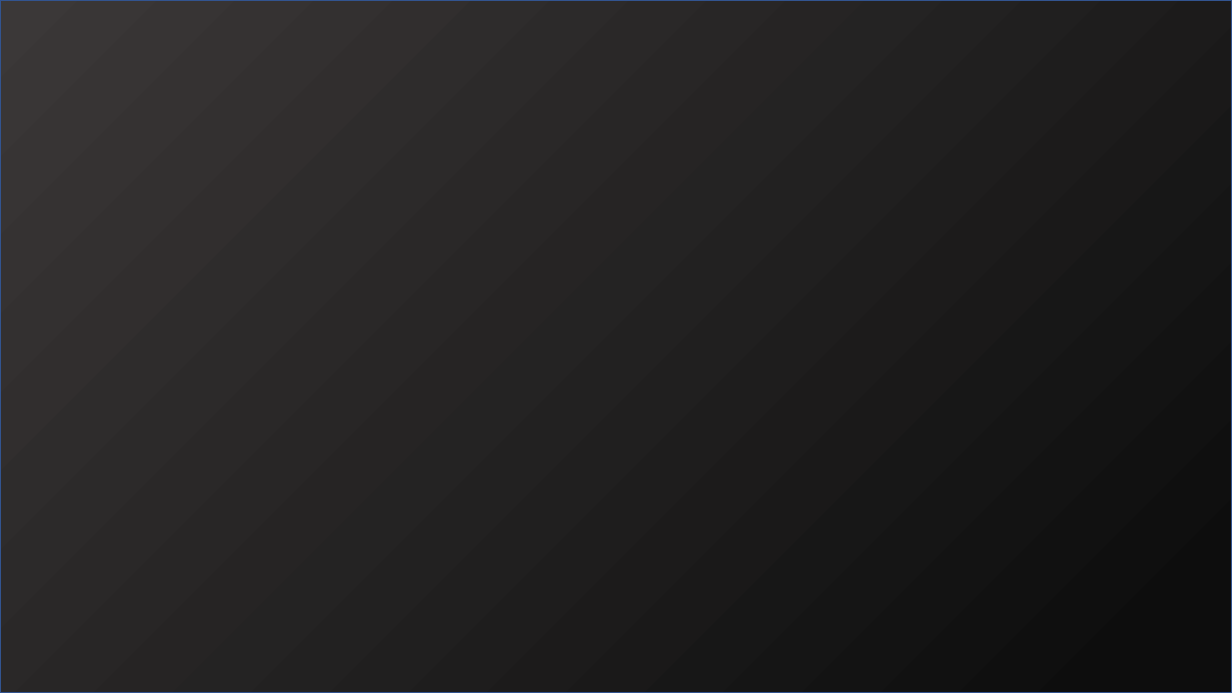
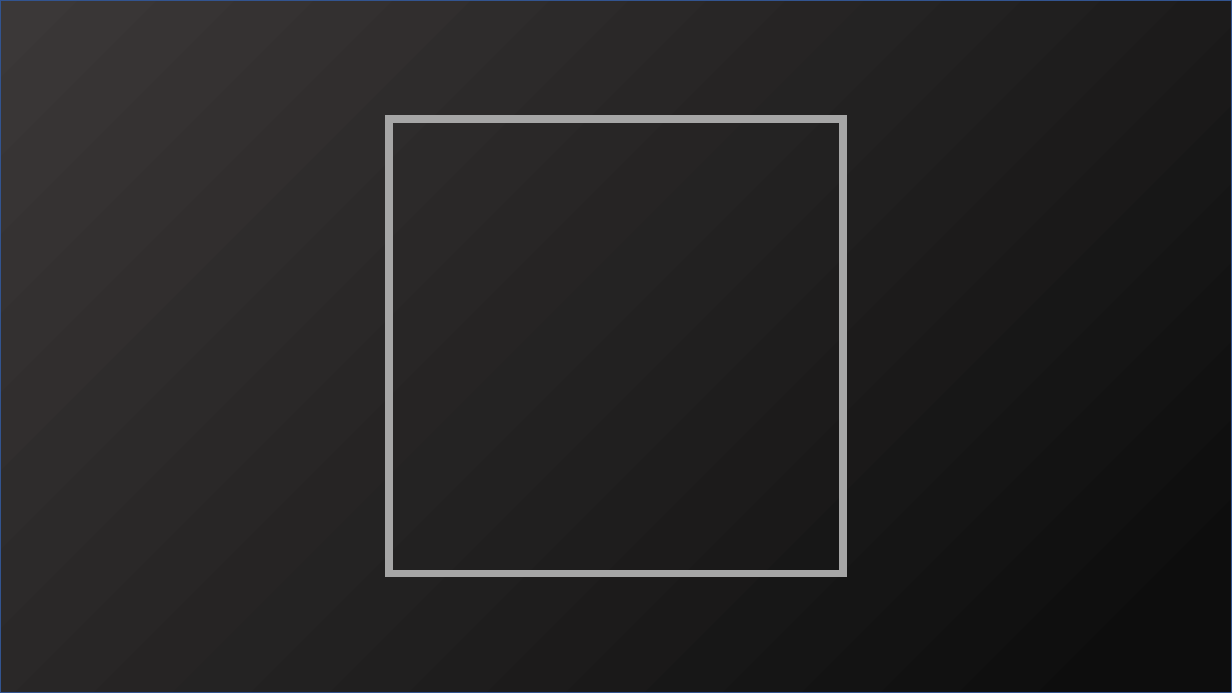
Before and after one commit to SamuelHiroyuki/Scrolls, a slide deck: slide 2 of PPTX/Apresentação.pptx (slide 10 before the commit). Drawn at 1232x693 pixels with LibreOffice and Linux fonts; fonts in the diff are those of the drawing. Boxes give left, top, right and bottom in pixels: in the first picture for what was removed or moved away, otherwise in the second. Text is boxed around its words. In the diff, an @@ line names an element or a change of style, - is before the commit and + after.

```diff
--- a/PPTX/Apresentação.pptx
+++ b/PPTX/Apresentação.pptx
@@ rectangle added at <box>389,119,844,574</box>, outline #A6A6A6 6 pt @@
```
Also in this commit, not shown: 3 other slides changed, 2 slides added, 28 slides removed.
